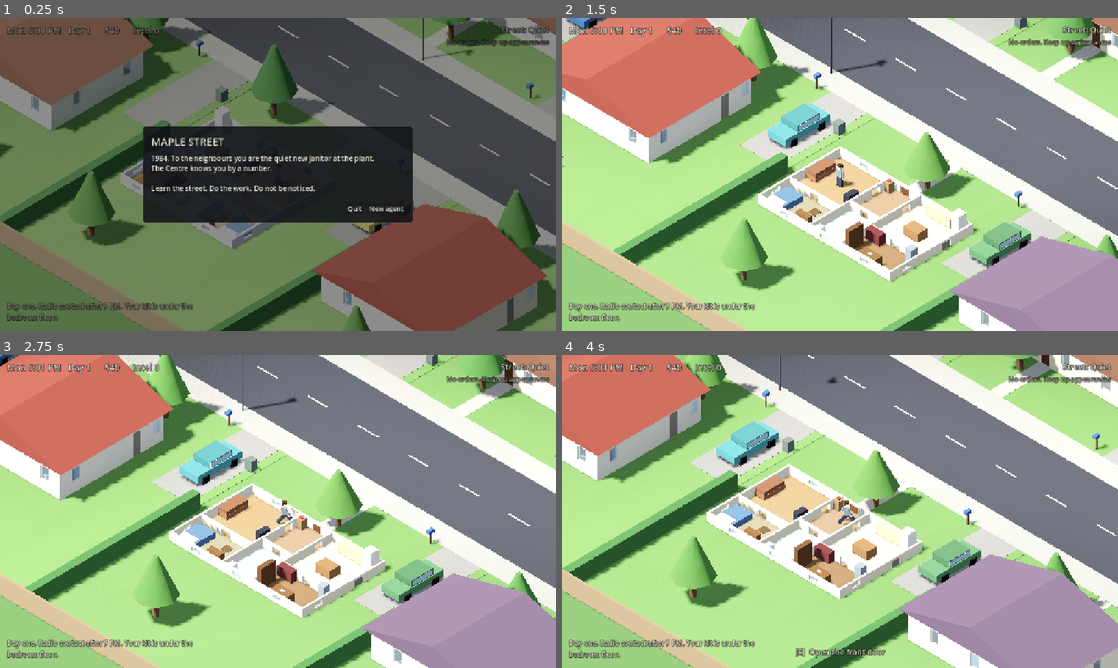
Above: before the commit, frames 1-4 (two rows, left to right).
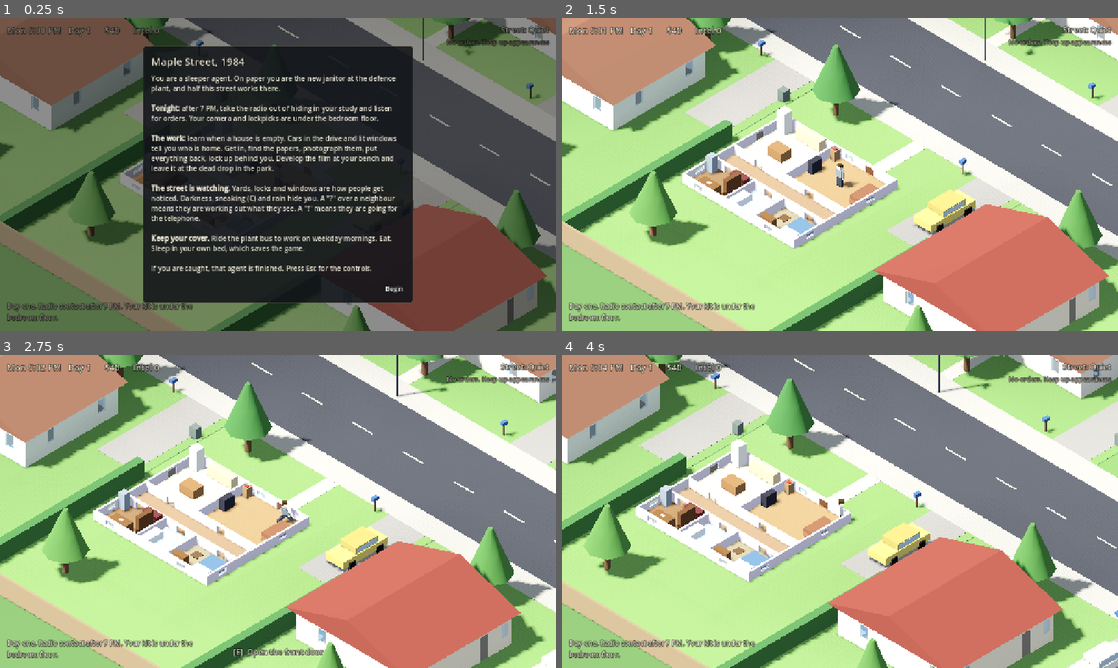
Above: after the commit, the same moments.

Repository: xbogert-cmd/maple-street
Game: Godot game, scene res://scenes/main.tscn
Two runs of this game, one before a commit and one after it. Both use one fixed random seed, a clock stepped at 60 frames per second and the inputs below.
Inputs (mouse positions are in pixels of both pictures, inside the frame that each line leads up to):
- Up to frame 1 (0.25 s): no input
- Up to frame 2 (1.5 s): click (956, 287) at 0.5 s, where only the run after the commit has a clickable "Begin"; click (945, 208) at 1.25 s, where only the run before the commit has a clickable "New agent"
- Up to frame 3 (2.75 s): tap Enter at 2 s; move the mouse to (400, 495) at 2.02 s; hold D from 2.03 s (still down); tap E at 2.1 s; click (400, 495) at 2.17 s; tap R at 2.3 s
- Up to frame 4 (4 s): move the mouse to (728, 527) at 2.77 s; release D at 2.78 s; hold S 2.78-3.53 s; tap R at 2.85 s; tap T at 3.05, 3.6 s; move the mouse to (895, 442) at 3.52 s; hold D from 3.53 s (still down); tap F at 3.8 s

The runs differ from the first frame. In frame 1, 27% of the frame differs, in the area x 0-100%, y 0-100%; in frame 2, 55%; in frame 3, 56%; in frame 4, 64%.

Commit message:
Telephone taps, name labels, intro, barbecue props
Co-Authored-By: Claude Opus 5.5 <noreply@anthropic.com>

Diff:
--- a/game/actors/neighbour.gd
+++ b/game/actors/neighbour.gd
@@ -40,6 +40,7 @@
 var _look_at := Vector3.ZERO
 var _look_time := 0.0
 var _bubble: Label3D
+var _name: Label3D
 var bubble_on := true
 var _dial := 0.0
 var _rng := RandomNumberGenerator.new()
@@ -52,7 +53,9 @@
 	player = p
 	_rng.seed = int(s.cast.seed) * 31 + int(person.id)
 	make_figure(person)
-	_bubble = Build.label(self, "", Vector3(0, 2.3 * float(person.scale), 0), 96)
+	_bubble = Build.label(self, "", Vector3(0, 2.5 * float(person.scale), 0), 96)
+	_name = Build.label(self, full_name(), Vector3(0, 2.05 * float(person.scale), 0), 30)
+	_name.modulate = Color(0.95, 0.93, 0.85, 0.9)
 	roll_day()
 
 
@@ -189,6 +192,7 @@
 			_watch(0.2)
 	_bubble.text = "" if not bubble_on else ("!" if state == "alarm" else ("?" if notice > 0.05 else ""))
 	_bubble.modulate = Color("ff5a4a") if state == "alarm" else Color("ffd84a")
+	_name.visible = bubble_on and state != "sleep" and global_position.distance_to(player.global_position) < 7.0
 
 
 func _routine() -> void:
--- a/game/core/demo.gd
+++ b/game/core/demo.gd
@@ -170,3 +170,33 @@
 	print("DEMO ran to ", main.player.global_position, " zone ", Game.ctx.zone)
 	await shot("2_ran")
 	get_tree().quit()
+
+
+## The livelier scenes: the plant shift, a barbecue, a dog, rain, behind a house, the police.
+func scenes() -> void:
+	Clock.running = true
+	await at(7.5, main.street.bus_stop, 20.0)
+	await press("Ride")
+	await shot("1_plant", 1.5)
+	main.shift.finish()
+	Clock.minutes = 5.0 * 1440.0 + 4.0 * 60.0
+	main.life.new_day()
+	var host: House = main.street.houses[main.life.event_host]
+	await at(13.0, Vector3(Street.lot_x(host.index) + 10.0, 0, Street.lot_side(host.index) * 27.0), 22.0)
+	await shot("2_barbecue", 1.0)
+	var dog: Dog = main.life.dogs[0]
+	main.life.rain_from = 0.0
+	main.life.rain_to = 24.0
+	main.life.rain = 1.0
+	await at(22.0, dog.global_position + Vector3(4, 0, 0), 18.0)
+	await shot("3_dog_rain_night", 1.5)
+	main.life.rain_from = -1.0
+	main.life.rain = 0.0
+	var north: House = main.street.houses[2]
+	await at(15.0, north.portal("back").outside_pos if north.portal("back") else north.global_position, 16.0)
+	await shot("4_behind_house", 0.8)
+	main.law.blown = true
+	main.law._send_officers()
+	await at(16.0, Vector3(-18, 0, 3), 24.0)
+	await shot("5_police", 1.0)
+	get_tree().quit()
--- a/game/systems/interact.gd
+++ b/game/systems/interact.gd
@@ -49,7 +49,7 @@
 	if not e.is_pressed() or e.is_echo() or not busy.is_empty():
 		return
 	var k := (e as InputEventKey).physical_keycode
-	var key := "E" if k == KEY_E else ("R" if k == KEY_R else ("F" if k == KEY_F else ""))
+	var key := "E" if k == KEY_E else ("R" if k == KEY_R else ("T" if k == KEY_T else ("F" if k == KEY_F else "")))
 	for o in options:
 		if o.key == key:
 			run(o)
@@ -155,7 +155,7 @@
 func _keys(found: Array) -> Array[Dictionary]:
 	found.sort_custom(func(a: Array, b: Array) -> bool: return a[0] < b[0])
 	var out: Array[Dictionary] = []
-	var free: Array[String] = ["E", "R"]
+	var free: Array[String] = ["E", "R", "T"]
 	var f_used := false
 	for pair: Array in found:
 		var o: Dictionary = pair[1]
@@ -252,7 +252,7 @@
 	var m := Game.mission
 	match f.kind:
 		"phone":
-			if not mine and Game.has("bug") and m.get("stage", "") == "get" and m.lot == f.house.index:
+			if not mine and Game.has("bug") and not f.bug and f.house != main.street.plant:
 				out.append(_opt("Fit the listening device", func() -> void: main.missions.planted_bug(f), 8.0, "search"))
 		"radio":
 			if Game.radio_hidden:
@@ -260,6 +260,7 @@
 			else:
 				out.append(_opt("Listen for the Centre", func() -> void: _listen(), 4.0))
 				out.append(_opt("Hide the radio", func() -> void: _radio_hide(true), 3.0))
+				out.append(_opt("Listen to the telephone taps", func() -> void: _taps(), 4.0))
 		"darkroom":
 			if m.get("stage", "") == "process":
 				out.append(_opt("Work at the bench", func() -> void: _bench(), 6.0))
@@ -304,6 +305,11 @@
 	if Game.mission.is_empty() and Clock.minutes >= main.missions.next_at:
 		main.missions.offer()
 	main.hud.open_text("From the Centre", main.missions.brief(), [["Understood", Callable()]])
+
+
+func _taps() -> void:
+	Clock.advance(15.0)
+	main.hud.open_text("On the taps", main.missions.listen_to_taps(), [["Headphones off", Callable()]])
 
 
 func _in_stash(id: String) -> bool:
--- a/game/systems/life.gd
+++ b/game/systems/life.gd
@@ -31,10 +31,22 @@
 var trunk: Dictionary = {}  # the car boot, shaped like a furniture container
 var body_in_trunk: Neighbour
 var _attended := 0.0
+var _props: Node3D
 var _rain_fx: CPUParticles3D
 var _rng := RandomNumberGenerator.new()
 
 
+const HOW_TO := """You are a sleeper agent. On paper you are the new janitor at the defence plant, and half this street works there.
+
+[b]Tonight:[/b] after 7 PM, take the radio out of hiding in your study and listen for orders. Your camera and lockpicks are under the bedroom floor.
+
+[b]The work:[/b] learn when a house is empty. Cars in the drive and lit windows tell you who is home. Get in, find the papers, photograph them, put everything back, lock up behind you. Develop the film at your bench and leave it at the dead drop in the park.
+
+[b]The street is watching.[/b] Yards, locks and windows are how people get noticed. Darkness, sneaking (C) and rain hide you. A "?" over a neighbour means they are working out what they see. A "!" means they are going for the telephone.
+
+[b]Keep your cover.[/b] Ride the plant bus to work on weekday mornings. Eat. Sleep in your own bed, which saves the game.
+
+If you are caught, that agent is finished. Press Esc for the controls."""
 const FILLER: Array[String] = ["County fair opens Saturday", "Plant wins new Air Force contract", "School board votes on new gymnasium", "Water main work on Elm Street next week", "Bowling league standings inside", "Church bake sale raises record sum", "Hardware store marks forty years"]
 
 
@@ -102,6 +114,8 @@
 			_clue(h, ["mailbox", "desk"][_rng.randi() % 2], "%s's shift card" % n.d.first, n, "hours")
 	main.missions.next_at = Clock.minutes + Clock.until(19.0)
 	Game.note("Day one. Radio contact after 7 PM. Your kit is under the bedroom floor.")
+	if not Game.args.has("demo") and not Game.args.has("shot") and DisplayServer.get_name() != "headless":
+		main.hud.open_text.call_deferred("Maple Street, 1984", HOW_TO, [["Begin", Callable()]], true)
 
 
 func furnish_home() -> void:
@@ -161,7 +175,16 @@
 	var on := Clock.minutes >= event_from and Clock.minutes < event_to
 	if on and event_lot < 0:
 		Game.say("The barbecue at the %s place has started." % main.street.houses[event_host].family)
+		_props = Node3D.new()
+		add_child(_props)
+		var c := Vector3(Street.lot_x(event_host) + 10.0, 0, Street.lot_side(event_host) * 23.0)
+		Build.box(_props, Vector3(2.4, 0.75, 0.9), c + Vector3(-2, 0.375, 0), Color("d9d4c7"))
+		Build.cyl(_props, 0.4, 0.5, c + Vector3(2, 0.85, 0), Color("2a2a2c"), 0.3)
+		Build.cyl(_props, 0.04, 0.7, c + Vector3(2, 0.35, 0), Color("55585c"))
 	elif not on and event_lot >= 0:
+		if _props:
+			_props.queue_free()
+			_props = null
 		if _attended < 15.0:
 			for n: Neighbour in main.neighbours:
 				if float(n.d.nosy) > 0.5:
--- a/game/systems/missions.gd
+++ b/game/systems/missions.gd
@@ -135,9 +135,41 @@
 func planted_bug(f: Dictionary) -> void:
 	f.bug = true
 	Game.take("bug")
-	Game.mission.stage = "wait"
-	Game.mission.until = Clock.minutes + 20.0 * 60.0
-	Game.note("The device is fitted to the %s telephone." % Game.mission.family)
+	var h: House = f.house
+	var m := Game.mission
+	if m.get("type", "") == "bug" and m.stage == "get" and m.lot == h.index:
+		m.stage = "wait"
+		m.until = Clock.minutes + 20.0 * 60.0
+	Game.note("The device is fitted to the %s telephone. Listen in from your radio set." % h.family)
+
+
+## At your own set: what the taps on the street are picking up.
+func listen_to_taps() -> String:
+	var lines: Array[String] = []
+	for h: House in main.street.houses:
+		var phone: Dictionary = h.find_furn("phone")
+		if phone.is_empty() or not phone.bug:
+			continue
+		var home_now: Array[String] = []
+		for n: Neighbour in h.residents:
+			if n.state == "dead":
+				continue
+			var id := int(n.d.id)
+			if not n.is_away():
+				home_now.append("%s (%s)" % [n.d.first, "asleep" if n.state == "sleep" else "up"])
+			if float(n.d.leave) > 0.0 and not Game.knows(id, "hours"):
+				Game.learn(id, "hours")
+				lines.append("%s talks about being out %s to %s." % [n.d.first, Life.hhmm(n.d.leave), Life.hhmm(n.d.back)])
+			if n.d.secret != "" and not Game.knows(id, "secret") and _rng.randf() < 0.4:
+				Game.learn(id, "secret")
+				lines.append("[color=#e8a23a]A hushed call: %s %s.[/color]" % [n.full_name(), Life.SECRET_TEXT[n.d.secret]])
+			if n.d.agent and not Game.knows(id, "agent") and _rng.randf() < 0.4:
+				Game.learn(id, "agent")
+				lines.append("[color=#e2574c]%s reads a report down the line to a field office. He is Bureau.[/color]" % n.full_name())
+		lines.append("[b]%s house[/b]: %s." % [h.family, "nobody home" if home_now.is_empty() else "home now: " + ", ".join(home_now)])
+	if lines.is_empty():
+		return "You have no devices in place. The Centre leaves one at a dead drop after each completed job."
+	return "\n".join(lines)
 
 
 ## Leaving the goods at the dead drop. Returns true if this drop wanted something we had.
@@ -169,6 +201,11 @@
 	Game.mission = {}
 	next_at = Clock.minutes + Clock.until(19.0)
 	Game.note("Job done. Intelligence sent home: %d." % Game.intel)
+	if Game.pickup.is_empty():
+		# the Centre rewards good work with a spare listening device
+		var i: int = _rng.randi() % main.street.drops.size()
+		Game.pickup = {"drop": i, "items": ["bug"], "money": 0}
+		Game.note("The Centre has left something for you at %s in the park." % main.street.drops[i].name)
 
 
 func _process(_delta: float) -> void:
--- a/game/ui/hud.gd
+++ b/game/ui/hud.gd
@@ -512,7 +512,7 @@
 
 
 func open_pause() -> void:
-	open_text("Paused", "[b]Move[/b] W A S D    [b]Run[/b] Shift    [b]Sneak[/b] C\n[b]Act[/b] E, R    [b]Force[/b] F    [b]Notebook[/b] N    [b]Pockets[/b] I\n[b]Zoom[/b] pinch, or - and =\n\nThe game saves only when you sleep in your own bed.", [
+	open_text("Paused", "[b]Move[/b] W A S D    [b]Run[/b] Shift    [b]Sneak[/b] C\n[b]Act[/b] E, R, T    [b]Force[/b] F    [b]Notebook[/b] N    [b]Pockets[/b] I\n[b]Zoom[/b] pinch, or - and =\n\nThe game saves only when you sleep in your own bed.", [
 		["Quit to desktop", func() -> void: get_tree().quit()],
 		["Resume", Callable()],
 	], true)
--- a/game/world/street.gd
+++ b/game/world/street.gd
@@ -52,6 +52,7 @@
 	plant.set_cutaway(true)
 	plant.set_lit(true)
 	Build.solid(nav, Vector3(40, 1.0, 26), Vector3(52, -0.5, -314), Build.L_WALL)
+	Build.box(self, Vector3(120, 0.02, 100), Vector3(52, -0.03, -314), Color("3f4347"))
 
 
 static func lot_side(i: int) -> float:
--- a/tests/test_world.gd
+++ b/tests/test_world.gd
@@ -185,7 +185,12 @@
 	t.check(a != null and b != null, "a couple at home")
 	if a == null or b == null:
 		return
-	a.global_position = b.global_position + b.facing() * 2.0
+	# out in the open, so no wall is in the way
+	b.stop()
+	b._next_activity = Clock.minutes + 999.0
+	b.global_position = Vector3(60, 0, 3)
+	b.figure.rotation.y = PI
+	a.global_position = Vector3(60, 0, 0)
 	a.knock_out()
 	await _wait(1.0)
 	t.check(a.found and b.state == "alarm", "a body in plain sight is found (found %s, state %s)" % [a.found, b.state])
